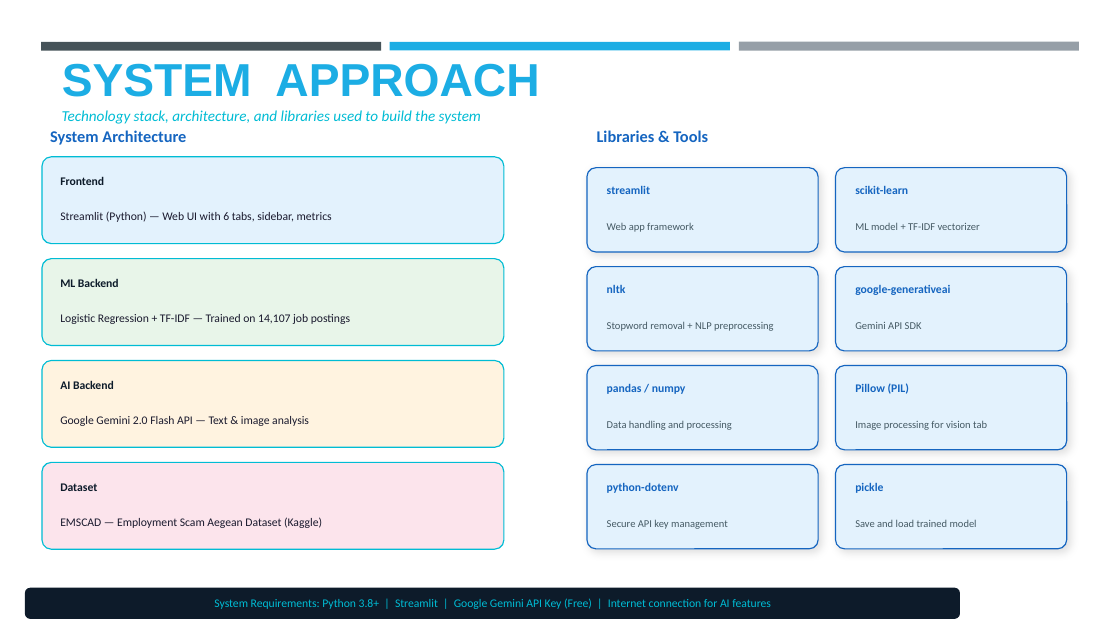
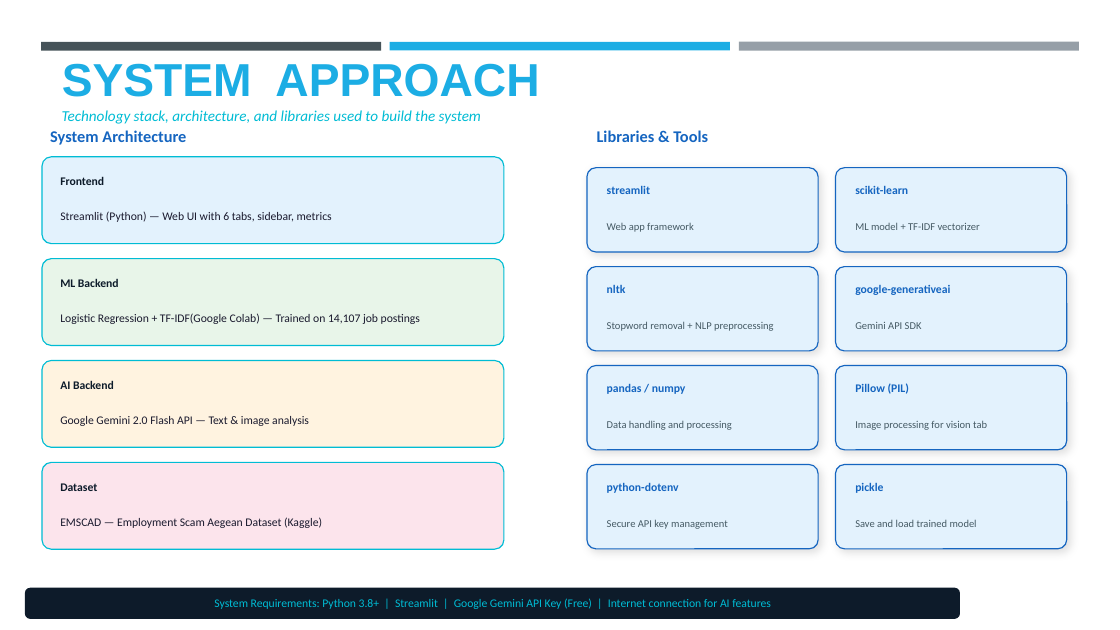
Before and after one commit to palakkhandelwal22/AI-Job-Scam-Detector, a slide deck: slide 5 of AI-JOB-SCAM-DETECTOR-PRESENTATION.pptx. Drawn at 1120x630 pixels with LibreOffice and Linux fonts; fonts in the diff are those of the drawing; background and template pictures are left out. Boxes give left, top, right and bottom in pixels: in the first picture for what was removed or moved away, otherwise in the second. Text is boxed around its words. In the diff, an @@ line names an element or a change of style, - is before the commit and + after.

```diff
--- a/AI-JOB-SCAM-DETECTOR-PRESENTATION.pptx
+++ b/AI-JOB-SCAM-DETECTOR-PRESENTATION.pptx
@@ text at box(60, 313, 420, 324): text changed @@
-Logistic Regression + TF-IDF — Trained on 14,107 job postings
+Logistic Regression + TF-IDF(Google Colab) — Trained on 14,107 job postings
```
Also in this commit, not shown: 7 other slides changed, 7 slides added, 7 slides removed.
